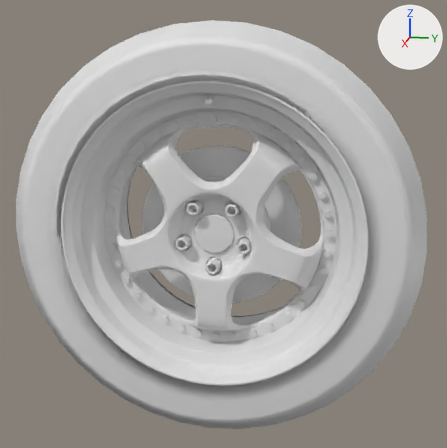
An edit to the glTF model public/parts/wheel_yamabuki.glb, drawn before and after from the same camera.
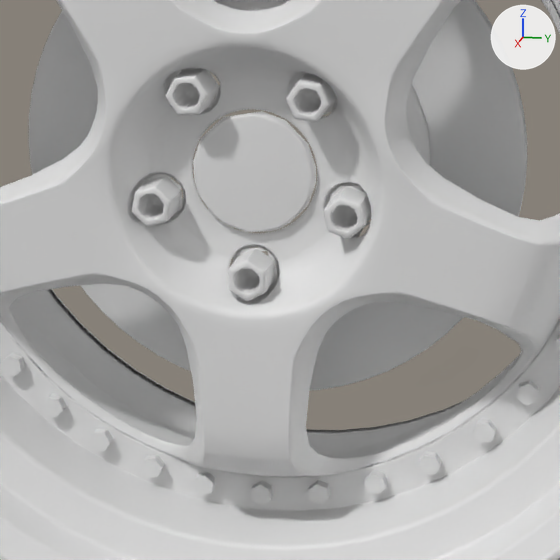
There are two pictures of each version: one whole from a camera (50 mm lens) standing at (0.874, 0.175, 0.217) and looking at (0.0, 0.0, -0.001), one close up on the part from 30% to 70% of the width and 40% to 80% of the height. Arrows for +X, +Y and +Z are at upper right; the lights stay in place. The last two pictures show the newer version. Where no turn or scale is listed for an object, it has been applied to the vertices. Vertices at exactly the same position are counted once.

The first close-up shows 'Wheel'.
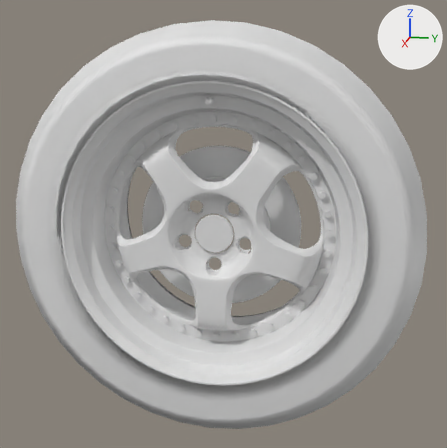
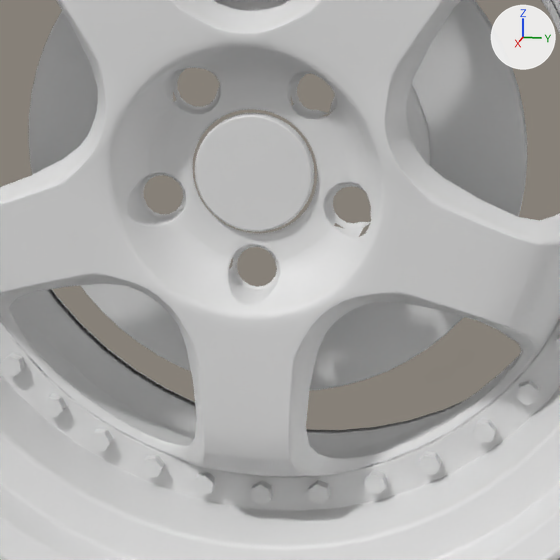
The change, as a diff of the scene's bpy script:
```diff
--- a/public/parts/wheel_yamabuki.glb.py
+++ b/public/parts/wheel_yamabuki.glb.py
@@ mat_rimlip @@
+mat_rimlip = principled_material('RimLip')
+mat_rimlip.base_color = (0.8, 0.8, 0.8)  # white #e7e7e7
@@ mat_rimcap @@
+mat_rimcap = principled_material('RimCap')
+mat_rimcap.base_color = (0.8, 0.8, 0.8)  # white #e7e7e7
@@ me_wheels_wheel_yamabuki @@
 # used by ob_wheel; location = (0.0, 0.0, 0.0)
-me_wheels_wheel_yamabuki.from_pydata(...)  # 6095 vertices, 10631 faces; spans x -0.125..0.125, y -0.28..0.28, z -0.28..0.28
+me_wheels_wheel_yamabuki.from_pydata(...)  # 5787 vertices, 10123 faces; spans x -0.125..0.125, y -0.28..0.28, z -0.28..0.28
+# me_wheels_wheel_yamabuki part 1: 10 loose pieces with 380 vertices, spanning x 0.062..0.08, y -0.053..0.053, z -0.055..0.047, are deleted
+# me_wheels_wheel_yamabuki part 2
+# 42 vertices are removed from x 0.063..0.067, y -0.028..0.027, z -0.028..0.028
+# 82 faces are deleted
+# 6 vertices move from x 0.066..0.067, y -0.024..0.012, z -0.025..0.012 to x 0.066..0.067, y -0.024..0.012, z -0.023..0.012
+# 79 vertices are added at x 0.062..0.067, y -0.027..0.027, z -0.027..0.027
+# 35 new vertices lie (0.004, 0.0, 0.0) away from vertices in x 0.062, y -0.027..0.027, z -0.027..0.027
+# 200 new faces join them, mat_rimcap (white #e7e7e7)
 me_wheels_wheel_yamabuki.materials.append(mat_rim)
@@ me_wheels_wheel_yamabuki @@
 me_wheels_wheel_yamabuki.materials.append(mat_tire)
+me_wheels_wheel_yamabuki.materials.append(mat_rimcap)  # white #e7e7e7
+me_wheels_wheel_yamabuki.materials.append(mat_rimlip)  # white #e7e7e7
```

Changed parts and their boxes (x1, y1, x2, y2) in the close-ups (560 x 560 px):
part 1 of me_wheels_wheel_yamabuki, deleted: before (131, 68, 372, 301)
part 2 of me_wheels_wheel_yamabuki, cut back: before (193, 111, 316, 232); after (195, 113, 315, 232)
